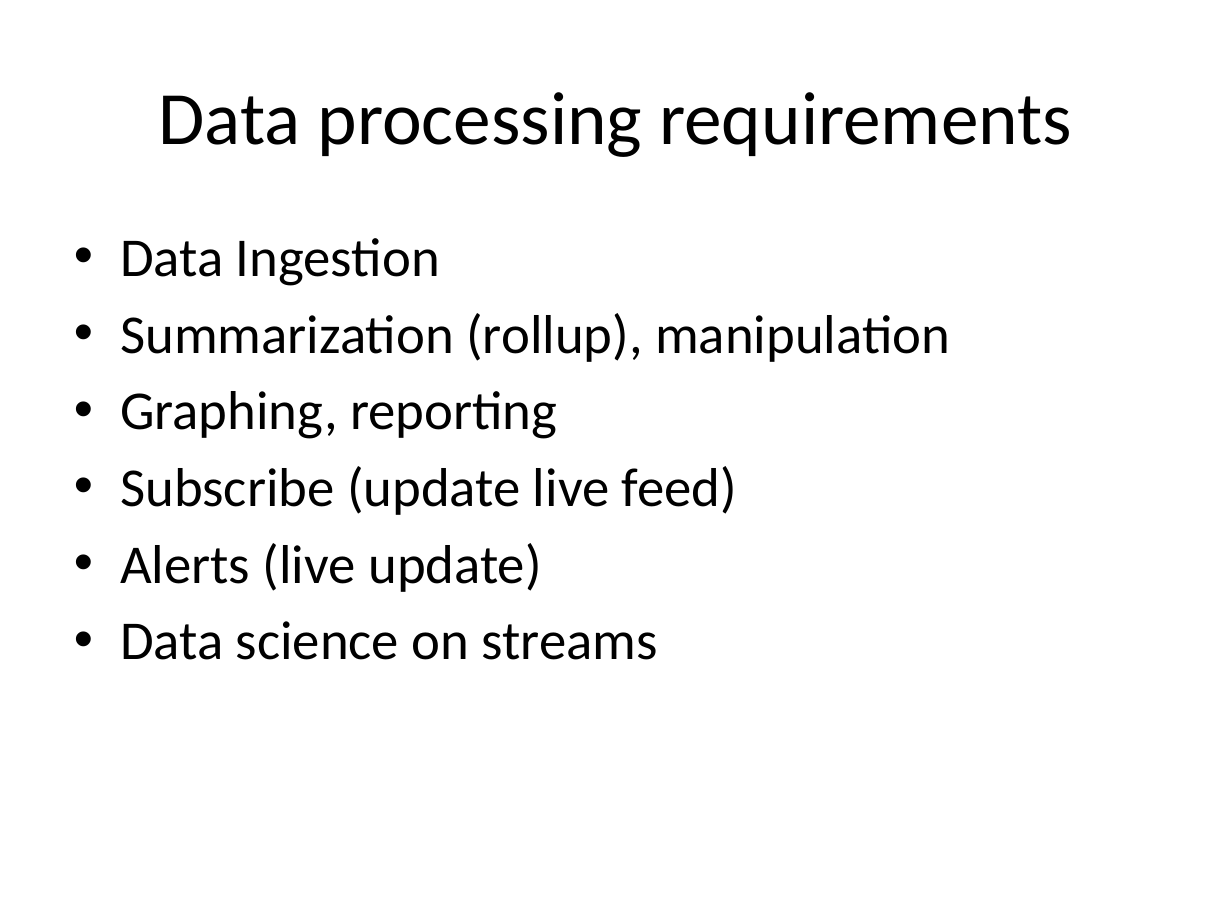
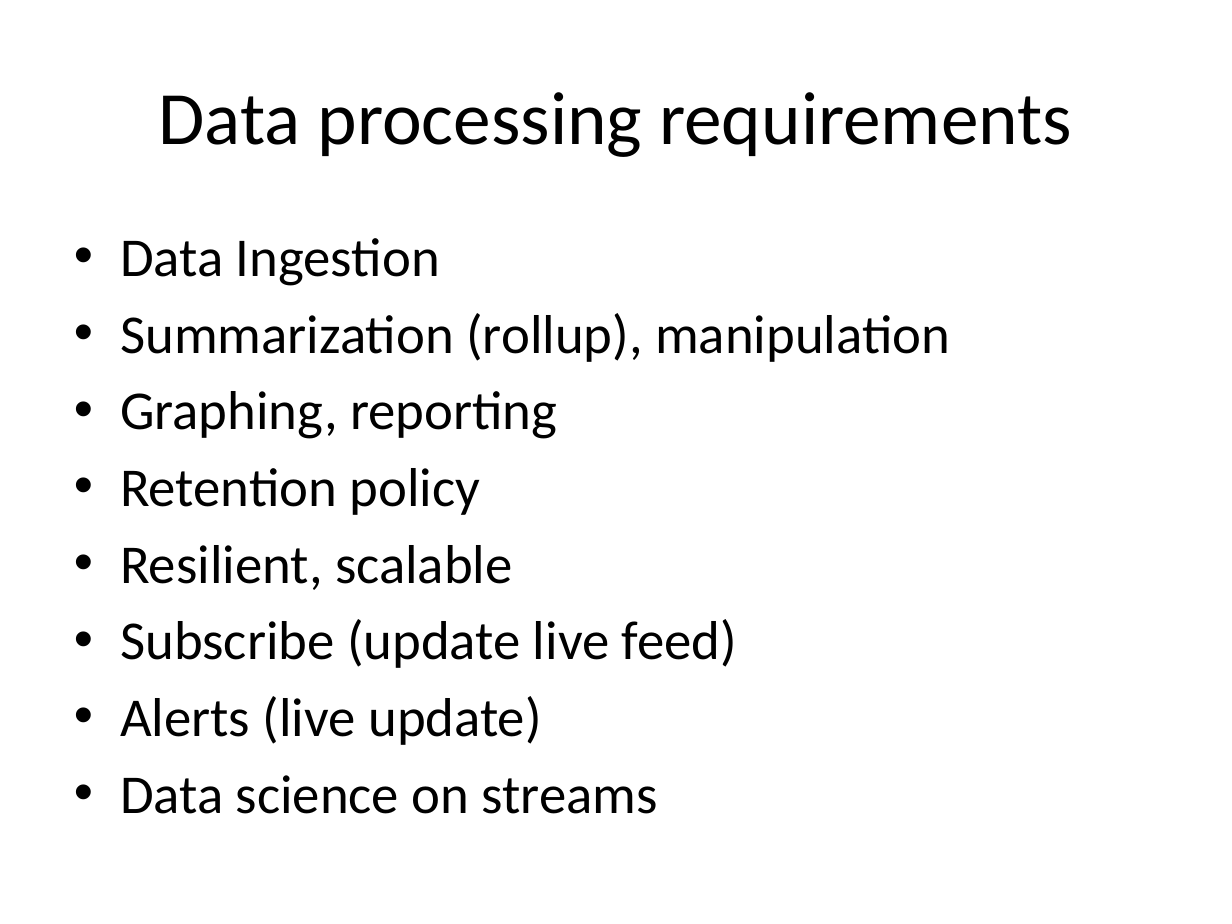
Before and after one commit to roygv/w251Final, a slide deck: slide 4 of Docs/AgI - Update.pptx. Drawn at 1232x924 pixels with LibreOffice and Linux fonts; fonts in the diff are those of the drawing. Boxes give left, top, right and bottom in pixels: in the first picture for what was removed or moved away, otherwise in the second. Text is boxed around its words. In the diff, an @@ line names an element or a change of style, - is before the commit and + after.

```diff
--- a/Docs/AgI - Update.pptx
+++ b/Docs/AgI - Update.pptx
@@ text at (120,468,513,590): paragraphs added @@
+• Retention policy
+• Resilient, scalable
```
Also in this commit, not shown: 3 other slides changed, 5 slides added.
